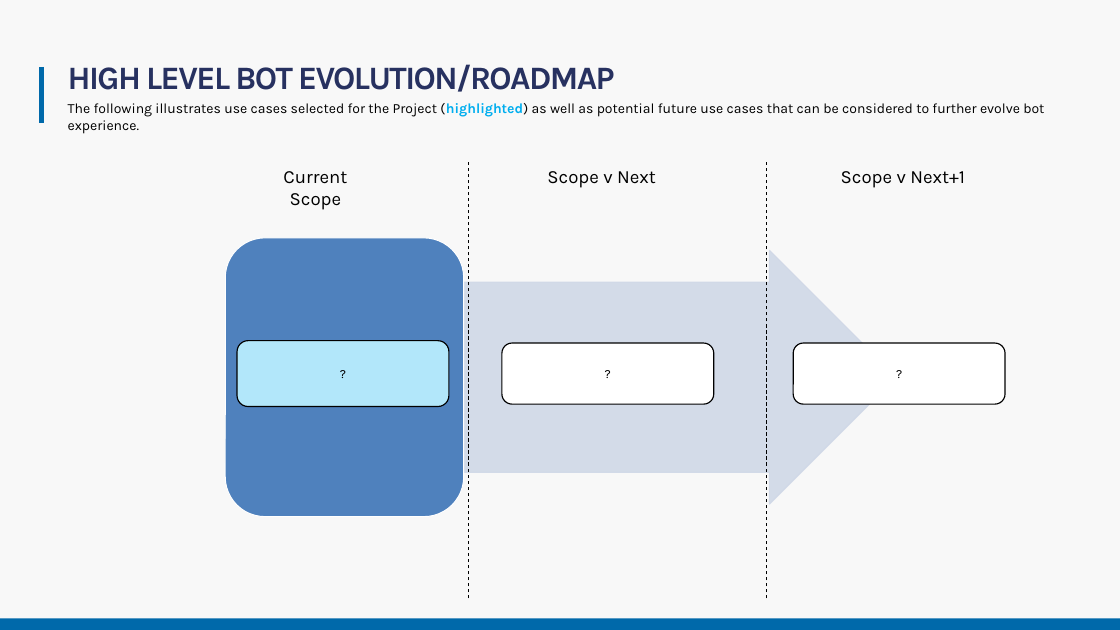
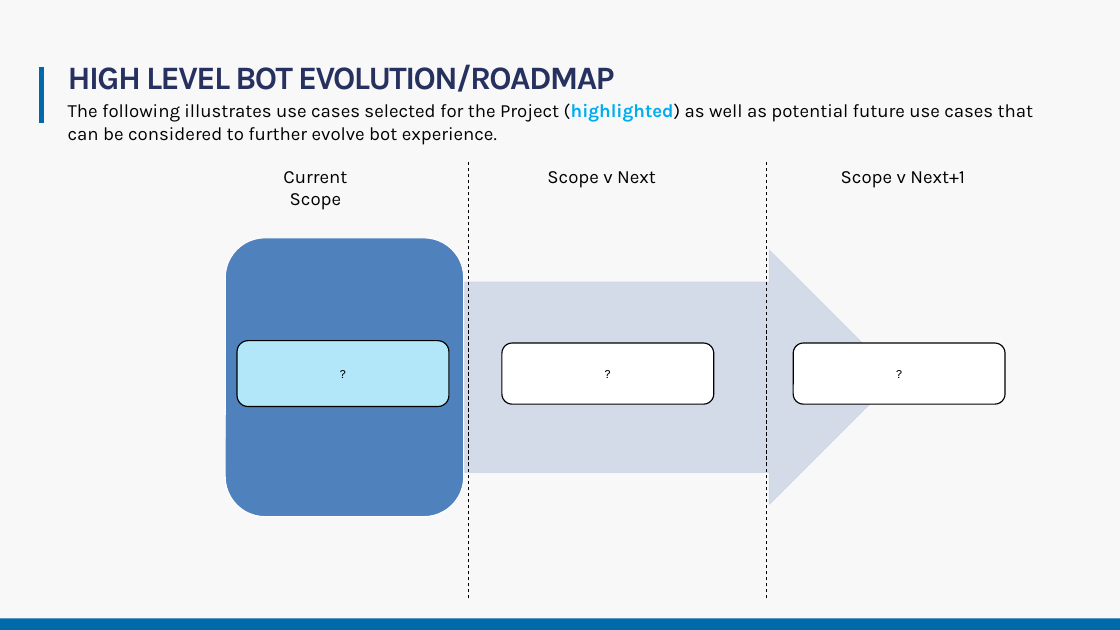
Before and after one commit to joeax/LearnAI-DesigningandArchitectingIntelligentAgents, a slide deck: slide 7 of 02-bot_design/resources/activity/IntelligentAgent_02_BotDesign_Lab.pptx. Drawn at 1120x630 pixels with LibreOffice and Linux fonts; fonts in the diff are those of the drawing. Boxes give left, top, right and bottom in pixels: in the first picture for what was removed or moved away, otherwise in the second. Text is boxed around its words. In the diff, an @@ line names an element or a change of style, - is before the commit and + after.

Commit message:
Cleaning up the slides
Duplications in the slides, increasing the fonts for readability.

```diff
--- a/02-bot_design/resources/activity/IntelligentAgent_02_BotDesign_Lab.pptx
+++ b/02-bot_design/resources/activity/IntelligentAgent_02_BotDesign_Lab.pptx
@@ text "The following illustrates use cases ..." at [68, 103, 1033, 145]: size 12 to 16 pt @@
```
Also in this commit, not shown: 1 other slide changed.
